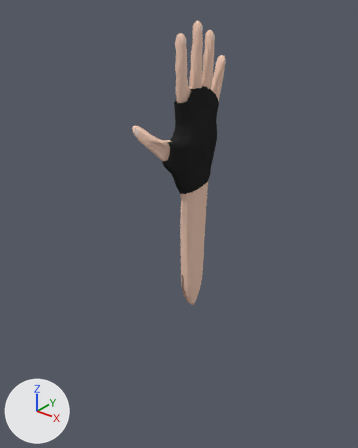
Before and after pictures for a commit that changed the Blender file Assets/Hand_Right.blend.
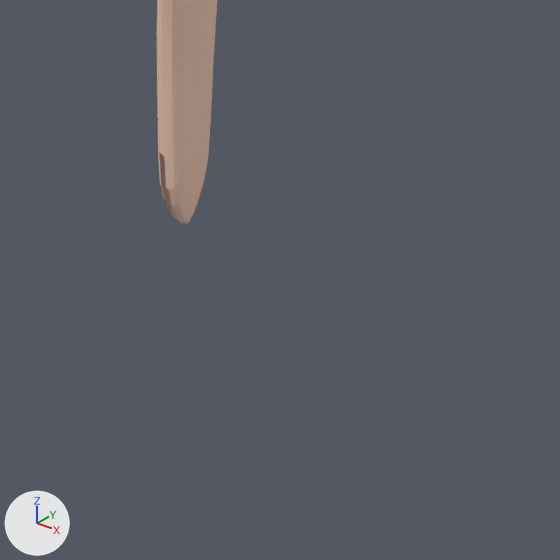
Each version is shown whole from a camera (50 mm lens) standing at (3.82, -6.48, 1.58) and looking at (-0.44, -1.16, -1.72), then close up on the part from 32% to 98% of the width and 47% to 100% of the height. Lighting does not change. The marker at lower left points along +X, +Y and +Z.

Before the edit, the objects in view are built like this:
```python
me_plane_001 = bpy.data.meshes.new('Plane.001')
me_plane_001.from_pydata(...)  # 11759 vertices, 11061 faces, 465 loose edges; spans x -6.31..7.2, y -1.44..2.85, z -1.79..0.34
# faces by material slot: [5308, 5593, 160]
me_plane_001.materials.append(mat_material_002)  # black #2a2a2a
me_plane_001.materials.append(mat_material_001)  # beige #f2ccb7
me_plane_001.materials.append(mat_material)  # white #f2d9cc
ob_plane = bpy.data.objects.new('Plane', me_plane_001)
ob_plane.location = (0.0, -1.117, -0.79)
ob_plane.rotation_euler = (0.0, -1.571, 0.0)  # degrees (0, -90, 0)
ob_plane.scale = (-0.311, -0.311, -0.311)
```
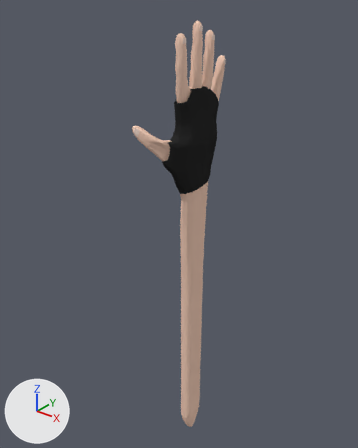
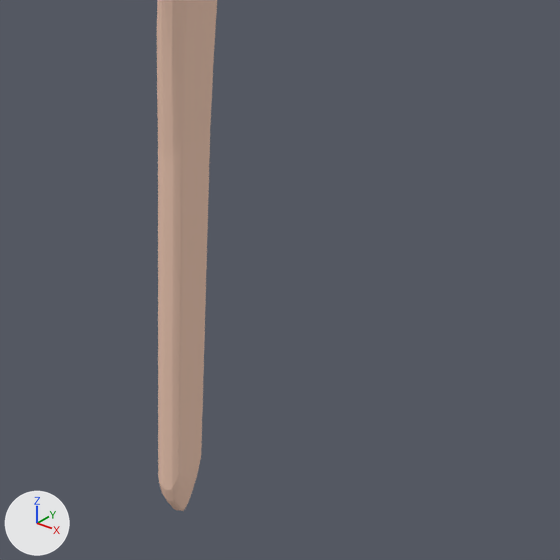
What differs and where, as boxes (x1, y1, x2, y2) in the close-ups (560 x 560 px):
'Plane', reshaped
    before: (157, 0, 217, 224)
    after: (157, 0, 217, 511)
part 1 of me_plane_001, deleted (beige)
    before: (158, 125, 210, 224)
part 2 of me_plane_001, added (beige)
    after: (158, 125, 210, 511)

The change, as a diff of the scene's bpy script:
```diff
--- a/Assets/Hand_Right.blend.py
+++ b/Assets/Hand_Right.blend.py
@@ me_plane_001 @@
 # used by ob_plane; location = (0.0, -1.117, -0.79); rotation_euler = (0.0, -1.571, 0.0), in degrees (0, -90, 0); scale = (-0.311, -0.311, -0.311)
-me_plane_001.from_pydata(...)  # 11759 vertices, 11061 faces, 465 loose edges; spans x -6.31..7.2, y -1.44..2.85, z -1.79..0.34
+me_plane_001.from_pydata(...)  # 11759 vertices, 11081 faces, 436 loose edges; spans x -6.31..15.83, y -1.44..2.85, z -1.79..0.34
+# me_plane_001 part 1: 153 vertices removed from x 5.38..7.2, y -0.23..0.96, z -0.73..-0.07
+# me_plane_001 part 2: 153 vertices added at x 14.01..15.83, y -0.23..0.96, z -0.73..-0.07
 me_plane_001.materials.append(mat_material_002)
```
